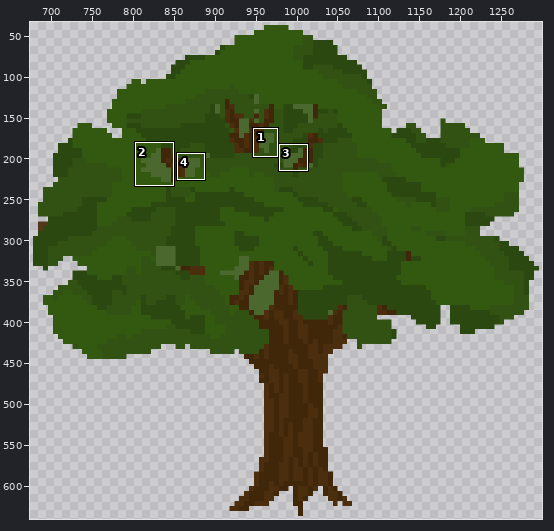
Two states of a sprite sheet, Assets/Sprites/field/field_third_tree.png. Above, an overview of the earlier version with the close-up marked.
Close-up. Earlier state:
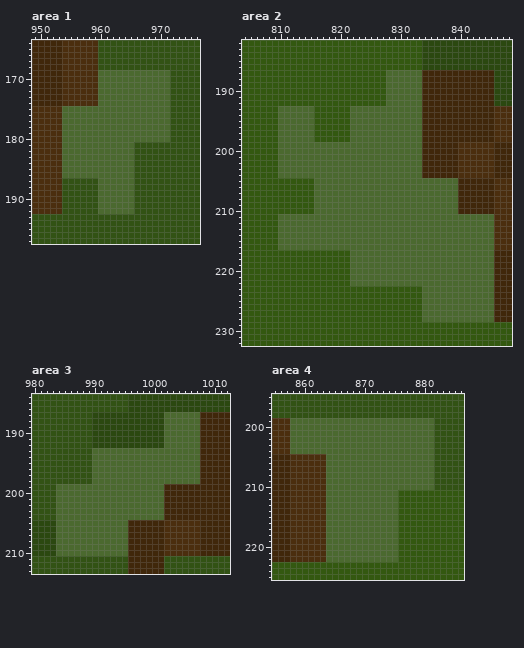
The file is 1799x900 pixels. Pixels under 10% opacity are left out. Colours within 5 levels of each other are drawn and written as one. Shown: area 1: x 949..976, y 164..197; area 2: x 804..848, y 182..232; area 3: x 980..1012, y 184..213; area 4: x 855..886, y 195..225. The wide view leaves out empty margins. The commit also changed other parts of the picture, which this record leaves out.
After:
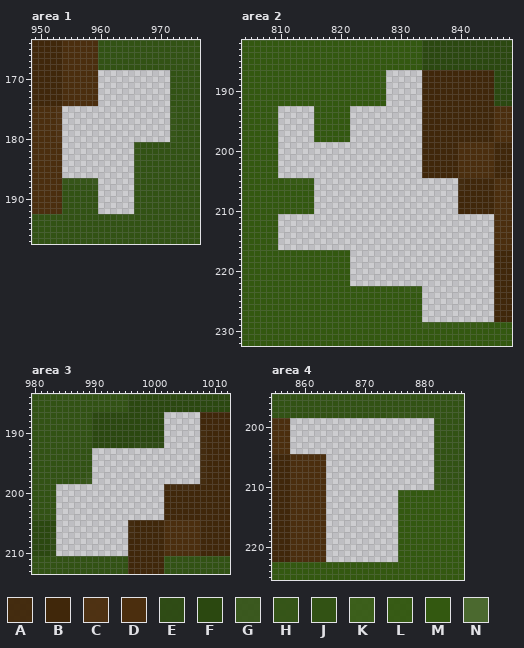
Palette (. is transparent): A #40270af8  B #40270a  C #4b2e0ef8  D #4b2e0e  E #2b4810f8  F #2b4810  G #325214f0  H #325214f9  J #325214  K #335810f0  L #335810f9  M #335810  N #4b692f
The exact change:
Changed rows in their new state; - is an unchanged pixel.
Area 1:
first column x 953:
169 -------............-
170 -------............-
171 -------............-
172 -------............-
173 -------............-
174 -------............-
175 C..................H
176 C..................H
177 C..................H
178 C..................H
179 C..................H
180 C..................H
181 -............H------
182 -............H------
183 -............H------
184 -............H------
185 -............H------
186 -............H------
187 -HHHHHG......H------
188 ------H......-------
189 -------......-------
190 -------......-------
191 -------......-------
192 -------......-------
193 ----------HHH-------
Area 2:
first column x 809:
187 ------------------L......------------
188 ------------------L......------------
189 ------------------L......------------
190 -------------------......------------
191 -------------------......------------
192 -------------------......------------
193 L......------............------------
194 L......------............------------
195 L......------............------------
196 L......------............------------
197 -......------............------------
198 -......-----L............------------
199 -........................------------
200 -........................------------
201 -........................------------
202 -........................------------
203 -........................------------
204 -........................------------
205 --LLLLL........................A-----
206 -------........................A-----
207 -------........................------
208 -------........................------
209 -------........................------
210 -------........................------
211 -....................................
212 -....................................
213 -....................................
214 -....................................
215 L....................................
216 L....................................
217 -------------........................
218 -------------........................
219 -------------........................
220 -------------........................
221 -------------........................
222 -------------........................
223 ----------------------LLL............
224 -------------------------............
225 -------------------------............
226 -------------------------............
227 -------------------------............
228 -------------------------............
229 -------------------------KLLLLLLLLL--
Area 3:
first column x 983:
187 -------------------......-
188 -------------------......-
189 -------------------......-
190 -------------------......A
191 -------------------......A
192 --------------EEEEE......A
193 -------..................A
194 -------..................A
195 -------..................A
196 -------..................A
197 ------H..................A
198 ----HHG..................A
199 -..................AAAAA--
200 -..................-------
201 -..................-------
202 -..................-------
203 -..................-------
204 -..................-------
205 -............A------------
206 -............A------------
207 E............A------------
208 E............-------------
209 E............-------------
210 E............-------------
Area 4:
first column x 858:
198 ----------------HHHHHHHH-
199 ........................-
200 ........................-
201 ........................-
202 ........................-
203 ........................-
204 ........................-
205 ------..................-
206 ------..................-
207 ------..................-
208 ------..................H
209 ------..................H
210 ------..................H
211 ------............LL-----
212 ------............-------
213 ------............-------
214 ------............-------
215 ------............-------
216 ------............-------
217 ------............-------
218 ------............-------
219 ------............-------
220 ------............-------
221 ------............-------
222 ------............-------
Boxes around the changes in both close-ups, in picture pixels (x1, y1, x2, y2):
changed: (56, 70, 176, 220)
changed: (272, 70, 494, 328)
changed: (50, 412, 206, 556)
changed: (290, 412, 440, 562)
